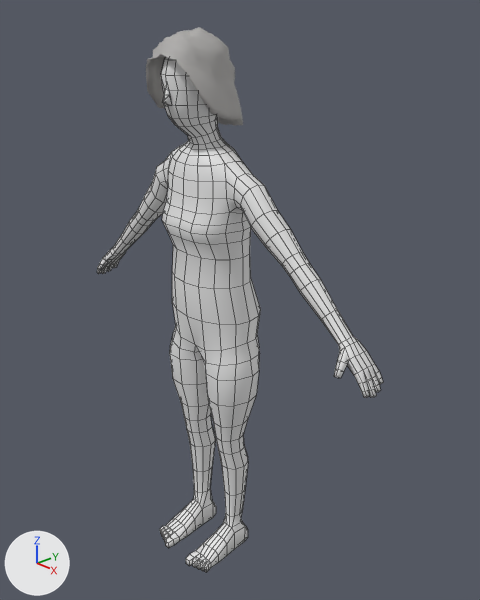
The Blender file assets/models/human_elder_female/human_elder_female.blend, before and after one commit.
The view is the same before and after, from a camera (50 mm lens) standing at (1.371, -1.179, 1.597) and looking at (0.05, 0.059, 0.851). The lights are fixed; the arrows at lower left show +X, +Y and +Z. The picture after the commit comes second. Mesh edges are drawn as thin lines on the coarser meshes.

Names of what the first picture shows: 'Body', 'Hair_curly_grey'.
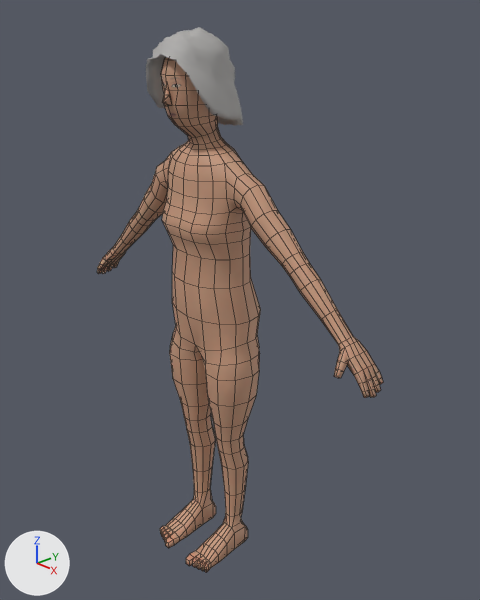
Changed parts and their boxes [x1, y1, x2, y2] in the pictures (480 x 600 px):
'Body', recoloured (white to brown)
    both: [97, 58, 383, 572]

The change, as a diff of the scene's bpy script:
```diff
--- a/assets/models/human_elder_female/human_elder_female.blend.py
+++ b/assets/models/human_elder_female/human_elder_female.blend.py
@@ img_human_elder_female_roughness_png @@
+img_human_elder_female_roughness_png = load_image('human_elder_female_Roughness.png', 'human_elder_female_Roughness.png', 1024, 1024, 'Non-Color')
@@ img_human_elder_female_normal_png @@
+img_human_elder_female_normal_png = load_image('human_elder_female_Normal.png', 'human_elder_female_Normal.png', 1024, 1024, 'Non-Color')
@@ img_human_elder_female_color_png @@
+img_human_elder_female_color_png = load_image('human_elder_female_Color.png', 'human_elder_female_Color.png', 1024, 1024, 'sRGB')
@@ mat_skin @@
+mat_skin = bpy.data.materials.new('Skin')
+# uses the picture img_human_elder_female_color_png
+# uses the picture img_human_elder_female_normal_png
+# uses the picture img_human_elder_female_roughness_png
@@ me_body @@
 me_body.from_pydata(...)  # 1171 vertices, 1178 faces; spans x -0.59..0.59, y -0.17..0.12, z 0.0..1.56
+me_body.materials.append(mat_skin)
```
